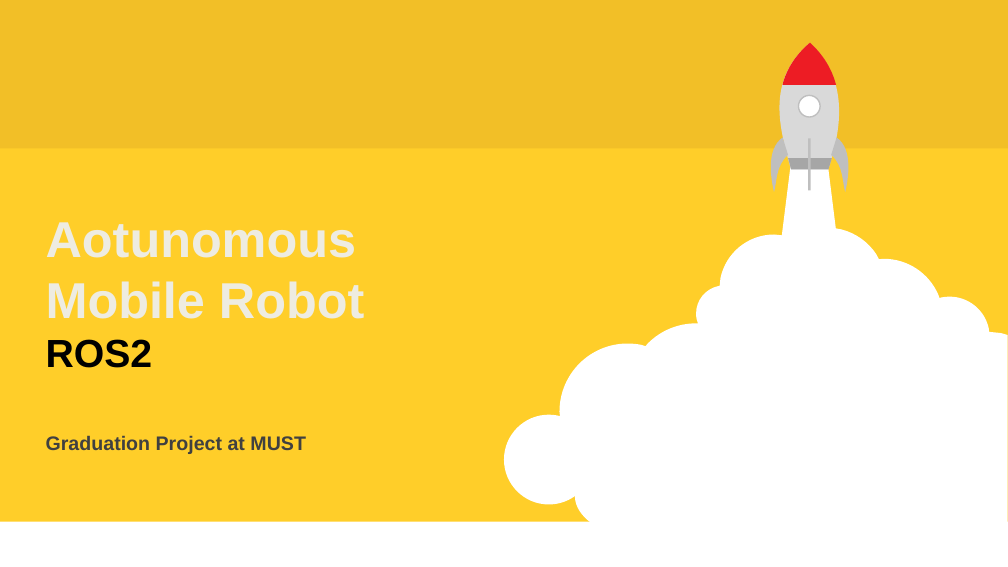
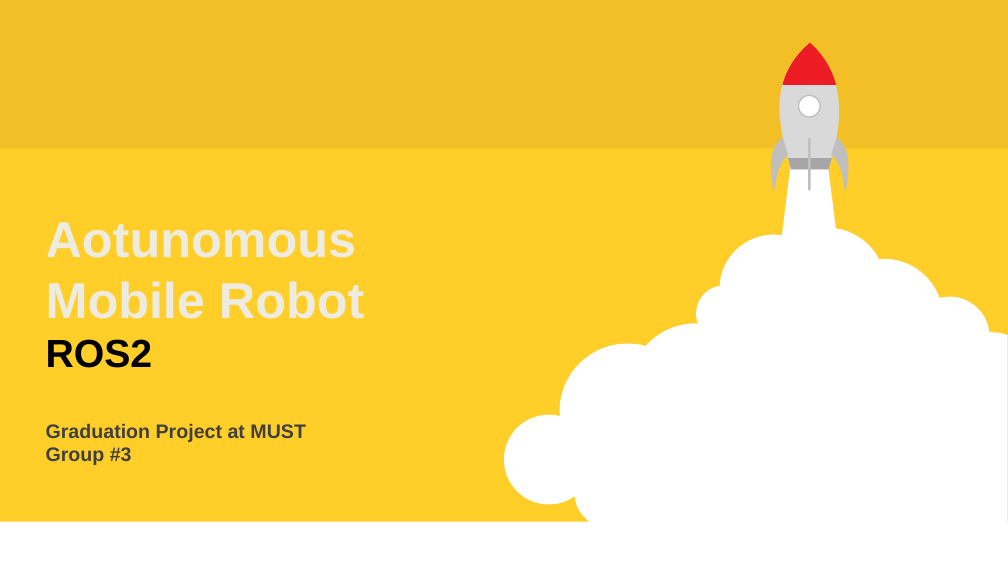
Before and after one commit to AmmarNaser/Autonomous-Mobile-Robot, a slide deck: slide 1 of docs/AMR-MUST.pptx. Drawn at 1008x567 pixels with LibreOffice and Linux fonts; fonts in the diff are those of the drawing. Boxes give left, top, right and bottom in pixels: in the first picture for what was removed or moved away, otherwise in the second. Text is boxed around its words. In the diff, an @@ line names an element or a change of style, - is before the commit and + after.

Commit message:
ubdate  Presentation slides

```diff
--- a/docs/AMR-MUST.pptx
+++ b/docs/AMR-MUST.pptx
@@ text at (x1=46, y1=447, x2=132, y2=465): paragraph added @@
+Group #3
```
